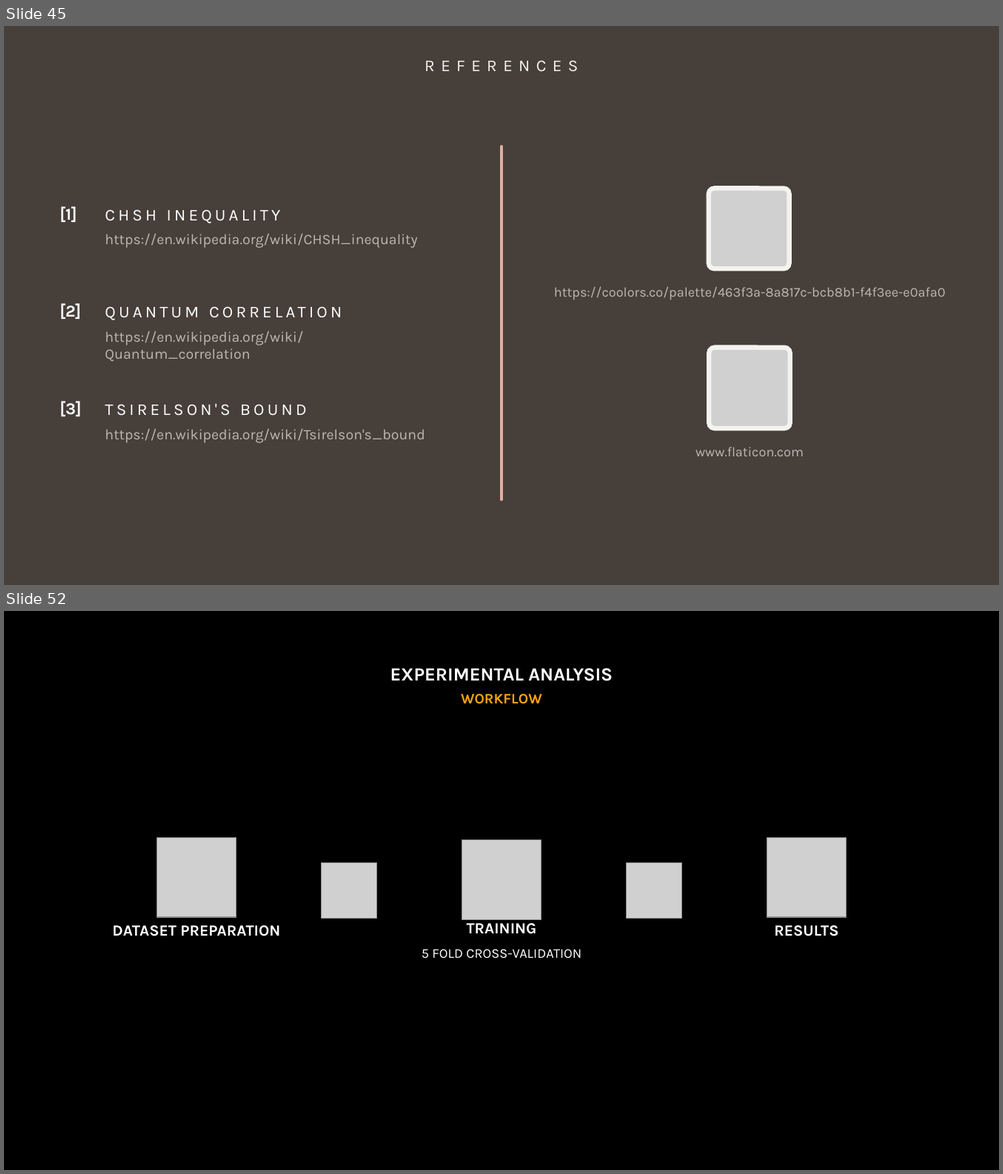
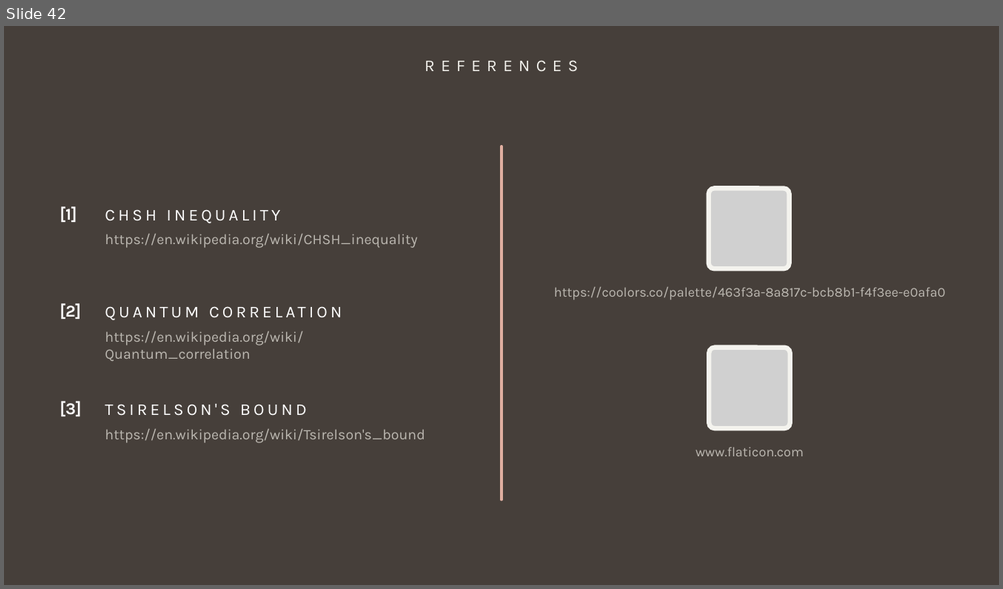
Before and after one commit to giovanniligato/E91-Protocol, a slide deck: Slides/E91 Protocol.pptx. Shown one above the other, each under a label of ours: slides 45 and 52 before the commit, slide 42 after it; the slides between them are not shown. The pictures are 1003x1174 and 1003x589 pixels, drawn with LibreOffice and Linux fonts; fonts in the diff are those of the drawing; grey boxes stand for pictures. Boxes give left, top, right and bottom in pixels: in the first picture for what was removed or moved away, otherwise in the second. Text is boxed around its words. In the diff, an @@ line names an element or a change of style, - is before the commit and + after.

```diff
--- a/Slides/E91 Protocol.pptx
+++ b/Slides/E91 Protocol.pptx
@@ slide 52 removed at [4, 611, 999, 1170], background #000000 @@
@@ text removed at [390, 668, 612, 681] @@
-EXPERIMENTAL ANALYSIS
@@ text removed at [461, 694, 542, 704] @@
-WORKFLOW
@@ group removed at [112, 838, 846, 937]: 5 pictures, 3 texts @@
-DATASET PREPARATION
-TRAINING
-RESULTS
@@ text removed at [421, 949, 581, 959] @@
-5 FOLD CROSS-VALIDATION
@@ what was slide 45 is now slide 42 @@
```
Also in this commit, not shown: 5 slides changed, 9 slides added, 21 other slides removed.
